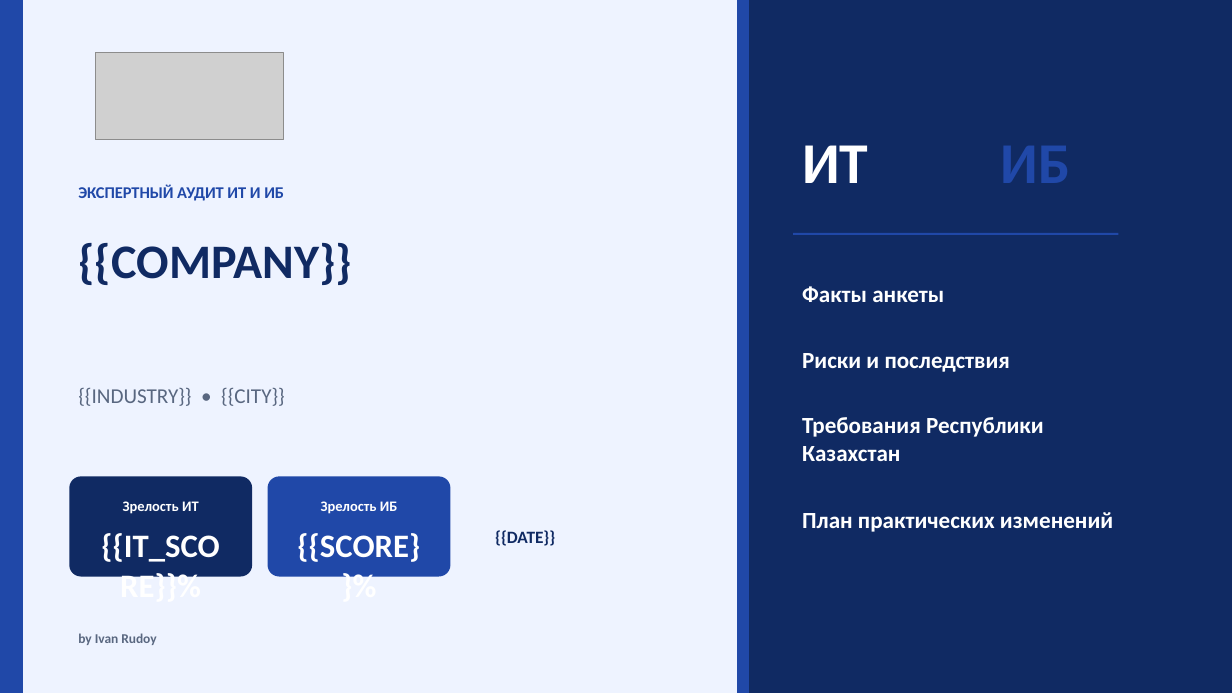
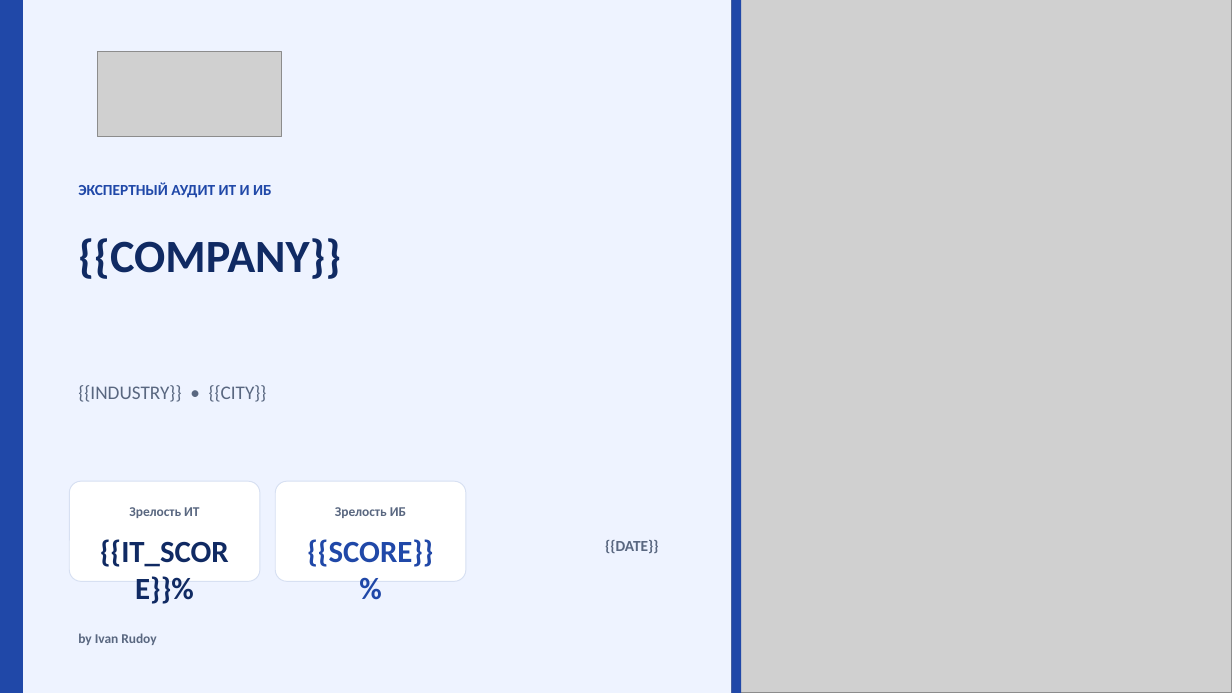
Before and after one commit to irudoy1982/Test, a slide deck: slide 1 of static/audit_presentation_btg.pptx. Drawn at 1232x693 pixels with LibreOffice and Linux fonts; fonts in the diff are those of the drawing; grey boxes stand for pictures. Boxes give left, top, right and bottom in pixels: in the first picture for what was removed or moved away, otherwise in the second. Text is boxed around its words. In the diff, an @@ line names an element or a change of style, - is before the commit and + after.

```diff
--- a/static/audit_presentation_btg.pptx
+++ b/static/audit_presentation_btg.pptx
@@ rectangle: place and size @@
-rectangle at (23,0,738,693)
+rectangle at (23,0,732,693)
@@ rectangle: place and size @@
-rectangle at (738,0,749,693)
+rectangle at (732,0,741,693)
@@ picture added at (732,0,1232,693) @@
@@ rectangle removed at (738,0,1232,693) @@
@@ text removed at (802,145,868,183) @@
-ИТ
@@ text "ЭКСПЕРТНЫЙ АУДИТ ИТ И ИБ" at (78,182,272,198): size 12.8 to 12 pt @@
@@ text "{{COMPANY}}" at (78,238,341,279): size 37.5 to 36 pt @@
@@ rectangle removed at (793,233,1118,235) @@
@@ text removed at (802,286,944,302) @@
-Факты анкеты
@@ text removed at (802,353,1010,372) @@
-Риски и последствия
@@ text "{{INDUSTRY}} • {{CITY}}" at (78,385,267,402): size 16.5 to 15 pt @@
@@ text removed at (802,417,1044,461) @@
-Требования Республики Казахстан
@@ rounded rectangle: place and size @@
-rounded rectangle at (69,477,252,577)
+rounded rectangle at (69,482,260,581)
@@ rounded rectangle at (69,482,260,581): fill #102A63 to #FFFFFF; outline none to #D7E0F2 0.75 pt @@
@@ text "Зрелость ИТ" at (129,507,199,518): size 11.2 to 10.5 pt, text colour #FFFFFF to #596780 @@
@@ rounded rectangle: place and size @@
-rounded rectangle at (268,477,451,577)
+rounded rectangle at (275,482,466,581)
@@ rounded rectangle at (275,482,466,581): fill #2048A8 to #FFFFFF; outline none to #D7E0F2 0.75 pt @@
@@ text "Зрелость ИБ" at (335,507,406,518): size 11.2 to 10.5 pt, text colour #FFFFFF to #596780 @@
@@ text "Зрелость ИБ": place and size @@
-text "Зрелость ИБ" at (321,501,398,514)
+text "Зрелость ИБ" at (335,507,406,518)
@@ text "{{IT_SCORE}}%" at (100,539,433,567): size 25.5 to 24 pt, text colour #FFFFFF to #102A63 @@
@@ text "{{SCORE}}%": place and size @@
-text "{{SCORE}}%" at (283,521,435,564)
+text "{{SCORE}}%" at (291,528,451,568)
@@ text "{{SCORE}}%" at (291,528,451,568): size 25.5 to 24 pt, text colour #FFFFFF to #2048A8 @@
@@ text "{{DATE}}": place and size @@
-text "{{DATE}}" at (495,530,555,546)
+text "{{DATE}}" at (605,540,659,553)
@@ text "{{DATE}}" at (605,540,659,553): size 13.5 to 12 pt, text colour #102A63 to #596780; alignment left to right @@
@@ text removed at (802,512,1113,532) @@
-План практических изменений
```
Also in this commit, not shown: 1 other slide changed, 2 slides added, 2 slides removed, 7 other files.
